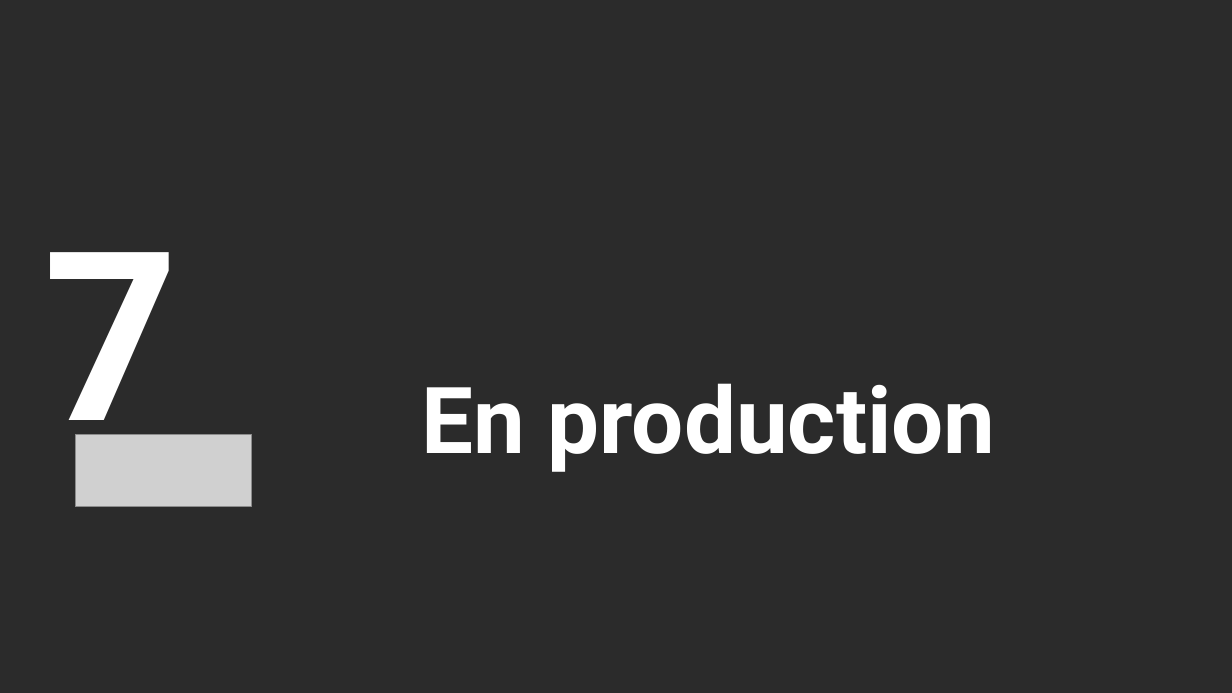
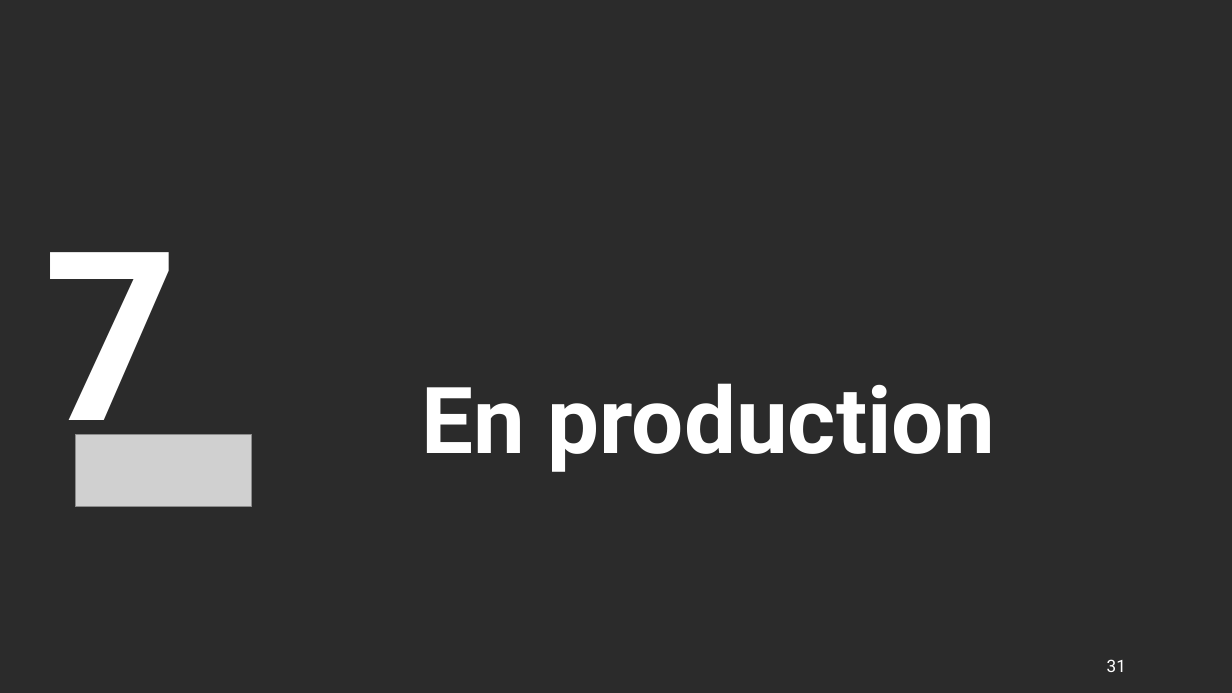
Before and after one commit to pvr-aiven/ovhaisummit2026-valkey-ai, a slide deck: slide 31 of valkey-ai-summit2026.pptx. Drawn at 1232x693 pixels with LibreOffice and Linux fonts; fonts in the diff are those of the drawing; grey boxes stand for pictures; background and template pictures are left out; a plain dark background stands for a picture behind light text. Boxes give left, top, right and bottom in pixels: in the first picture for what was removed or moved away, otherwise in the second. Text is boxed around its words. In the diff, an @@ line names an element or a change of style, - is before the commit and + after.

```diff
--- a/valkey-ai-summit2026.pptx
+++ b/valkey-ai-summit2026.pptx
@@ page number added at (x1=1107, y1=659, x2=1126, y2=672), 10 pt, text #FFFFFF @@
+31
```
Also in this commit, not shown: 35 other slides changed, 4 slides added, 1 slide removed, 20 other files.
